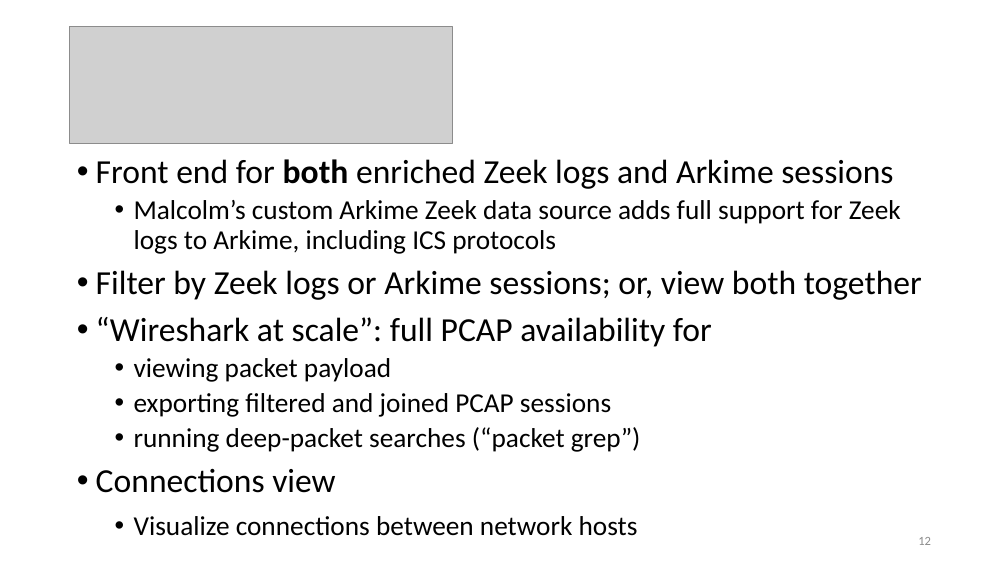
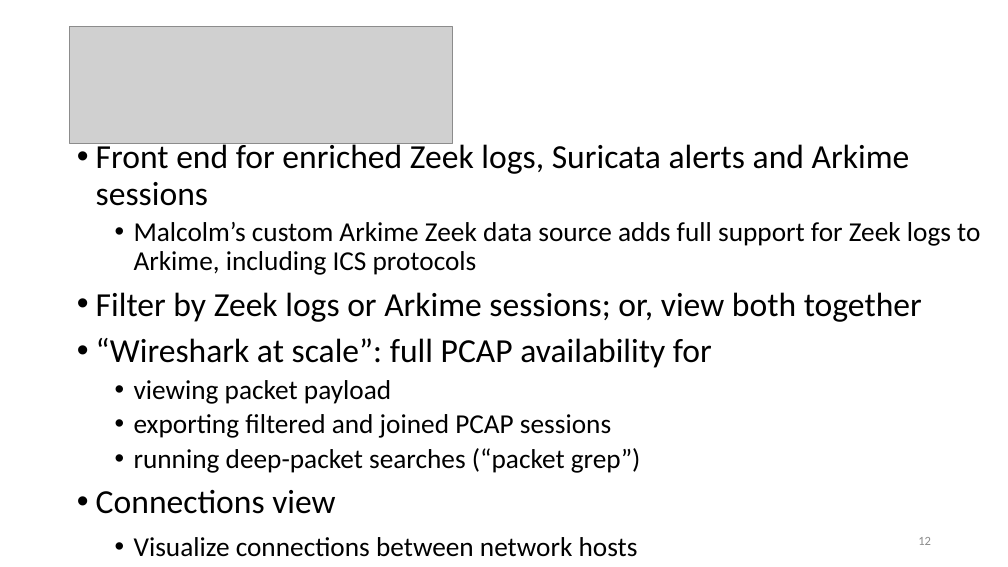
Before and after one commit to cisagov/Malcolm, a slide deck: slide 12 of docs/slides/Malcolm OT Protocol Support.odp. Drawn at 1008x567 pixels with LibreOffice and Linux fonts; fonts in the diff are those of the drawing; grey boxes stand for pictures. Boxes give left, top, right and bottom in pixels: in the first picture for what was removed or moved away, otherwise in the second. Text is boxed around its words. In the diff, an @@ line names an element or a change of style, - is before the commit and + after.

Commit message:
tweaks getting ready for suricata release, updated slides

```diff
--- a/docs/slides/Malcolm OT Protocol Support.odp
+++ b/docs/slides/Malcolm OT Protocol Support.odp
@@ text "Front end for enriched Zeek ...": place and size @@
-text "Front end for enriched Zeek ..." at box(96, 159, 922, 493)
+text "Front end for enriched Zeek ..." at box(96, 141, 980, 514)
@@ text at box(96, 141, 910, 206): text changed @@
-• Front end for both enriched Zeek logs and Arkime sessions
+• Front end for enriched Zeek logs, Suricata alerts and Arkime sessions
```
Also in this commit, not shown: 1 other slide changed, 2 slides removed, 11 other files.
